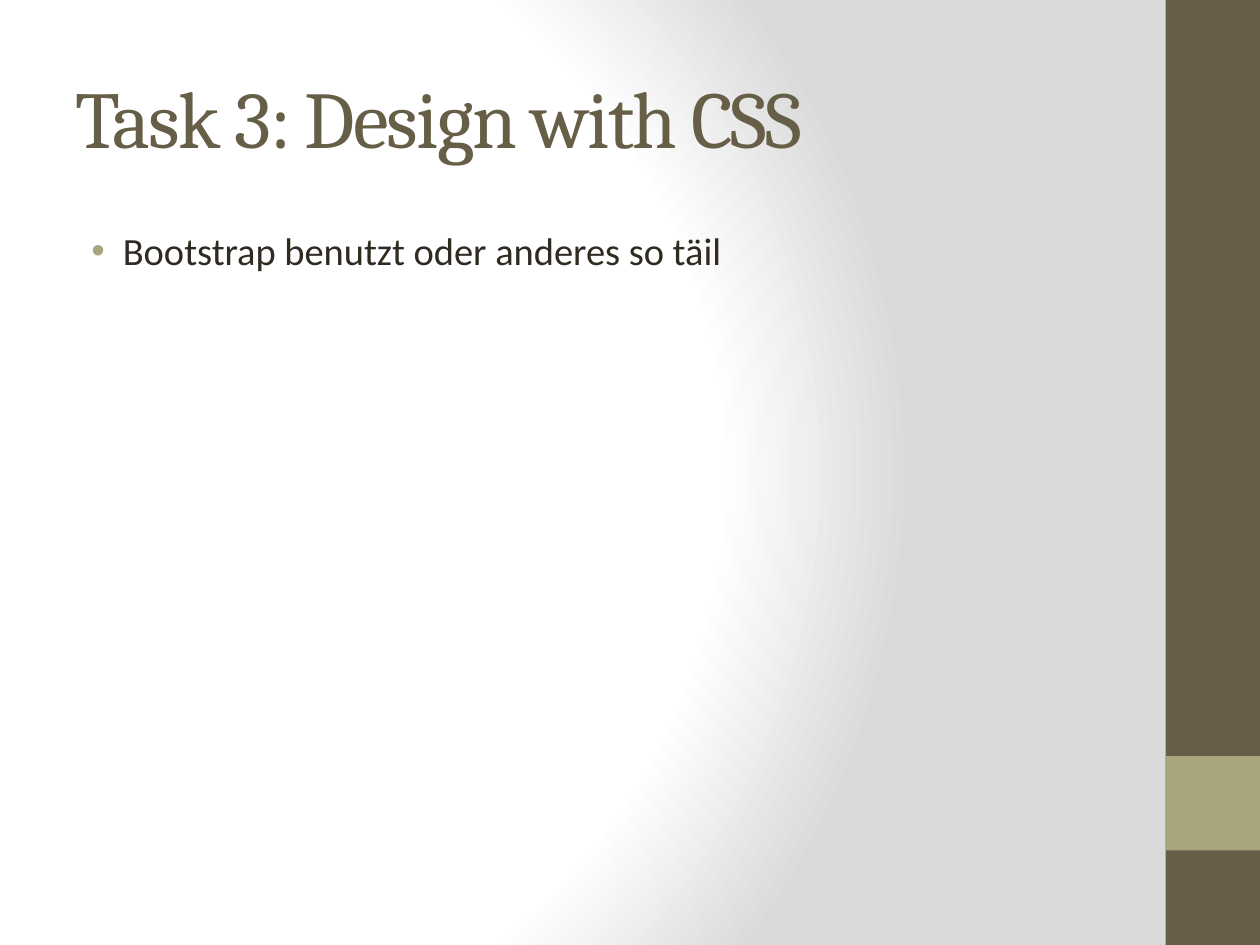
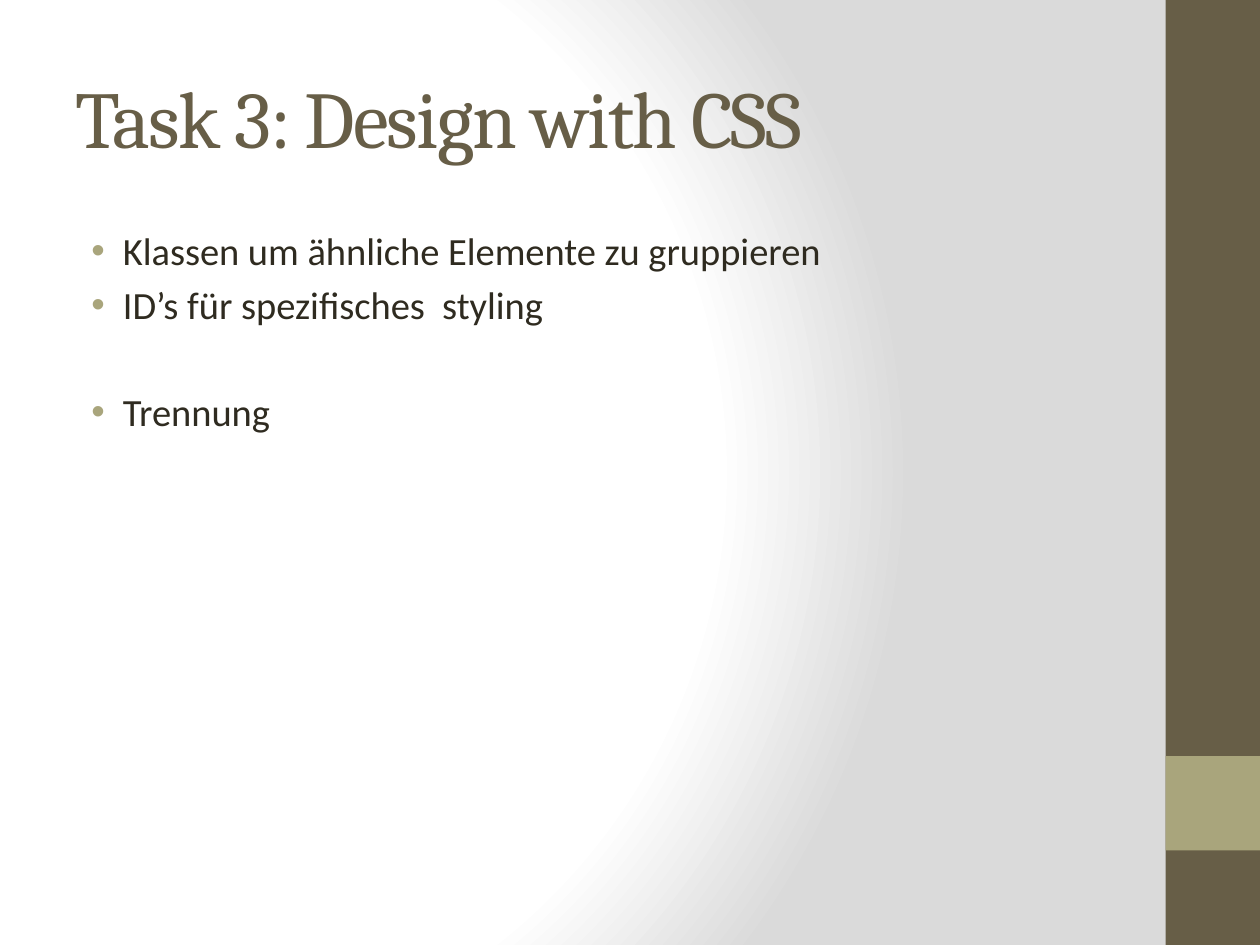
Before and after one commit to kochm8/ch.bfh.bti7054.w2014.p.beerwebshop, a slide deck: slide 7 of doc/Präsentation.pptx (slide 8 before the commit). Drawn at 1260x945 pixels with LibreOffice and Linux fonts; fonts in the diff are those of the drawing. Boxes give left, top, right and bottom in pixels: in the first picture for what was removed or moved away, otherwise in the second. Text is boxed around its words. In the diff, an @@ line names an element or a change of style, - is before the commit and + after.

```diff
--- a/doc/Präsentation.pptx
+++ b/doc/Präsentation.pptx
@@ text at (123, 238, 820, 433): text changed @@
-• Bootstrap benutzt oder anderes so täil
+• Klassen um ähnliche Elemente zu gruppieren
+• ID’s für spezifisches styling
+• Trennung
```
Also in this commit, not shown: 8 other slides changed, 1 slide removed, 9 other files.
